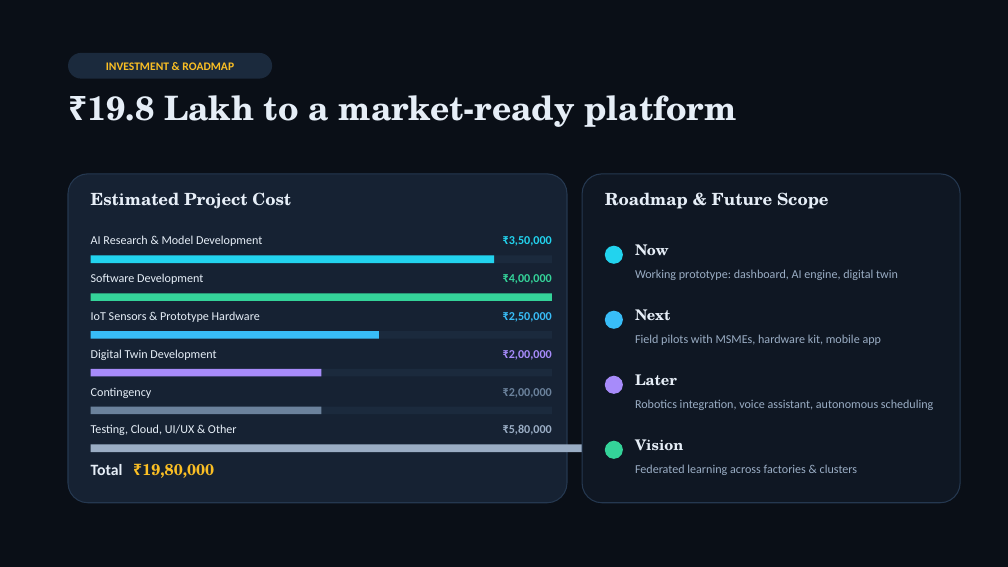
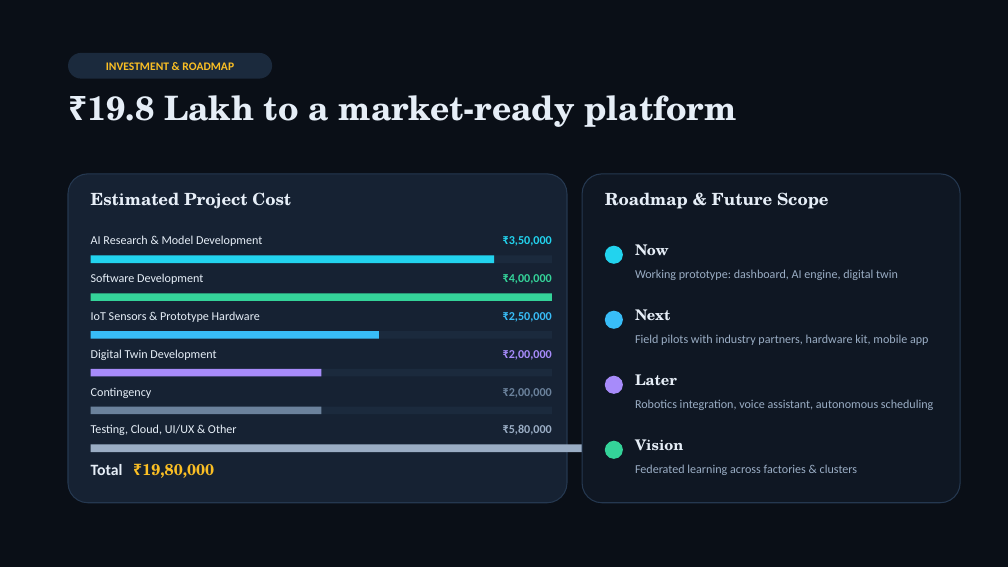
Before and after one commit to saatwik-1157/machinesense-ai, a slide deck: slide 10 of docs/MachineSenseAI_Pitch_Deck.pptx. Drawn at 1008x567 pixels with LibreOffice and Linux fonts; fonts in the diff are those of the drawing. Boxes give left, top, right and bottom in pixels: in the first picture for what was removed or moved away, otherwise in the second. Text is boxed around its words. In the diff, an @@ line names an element or a change of style, - is before the commit and + after.

```diff
--- a/docs/MachineSenseAI_Pitch_Deck.pptx
+++ b/docs/MachineSenseAI_Pitch_Deck.pptx
@@ text at (635, 334, 928, 345): text changed @@
-Field pilots with MSMEs, hardware kit, mobile app
+Field pilots with industry partners, hardware kit, mobile app
```
Also in this commit, not shown: 5 other slides changed, 16 other files.
